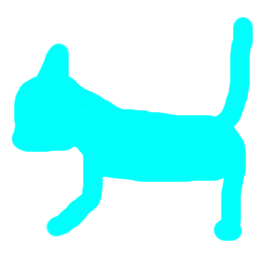
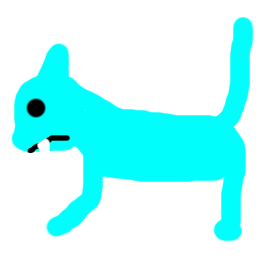
Two versions of the same layered image (256 × 256). Layer-by-layer changes:
painted on "Layer" over box(26, 98, 70, 153)
